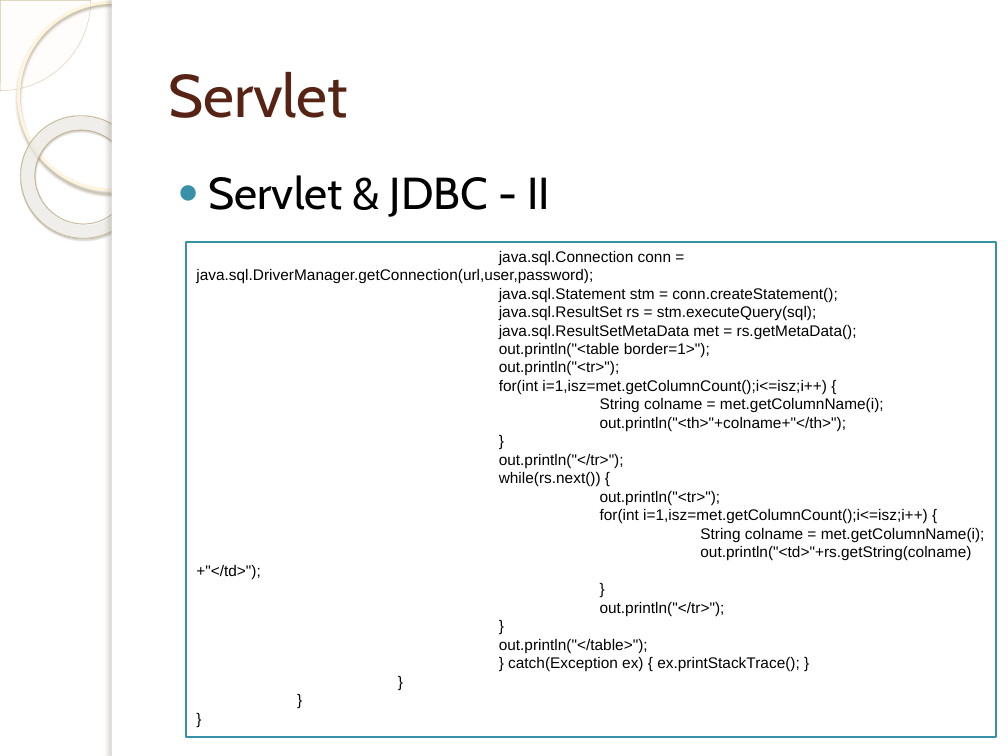
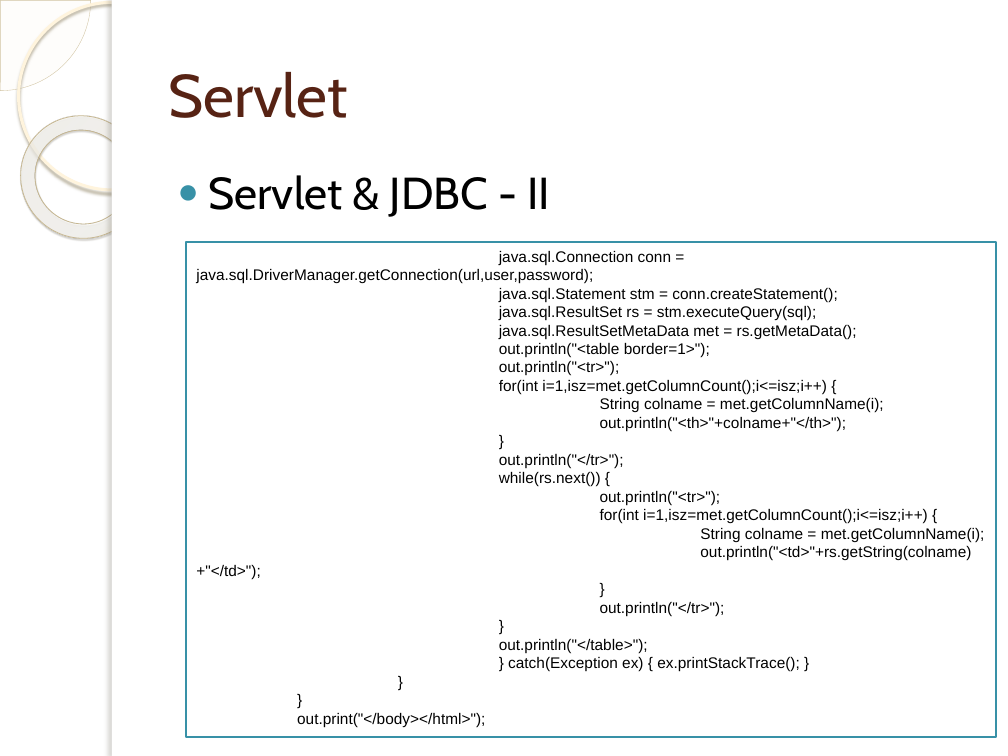
Before and after one commit to tassun/train-jsp, a slide deck: slide 46 of Introduction to JSP.pptx. Drawn at 1008x756 pixels with LibreOffice and Linux fonts; fonts in the diff are those of the drawing; background and template pictures are left out. Boxes give left, top, right and bottom in pixels: in the first picture for what was removed or moved away, otherwise in the second. Text is boxed around its words. In the diff, an @@ line names an element or a change of style, - is before the commit and + after.

```diff
--- a/Introduction to JSP.pptx
+++ b/Introduction to JSP.pptx
@@ text in rectangle at [297, 713, 485, 727]: text changed @@
-}
+out.print("</body></html>");
```
Also in this commit, not shown: 4 other slides changed, 1 slide added, 4 other files.
